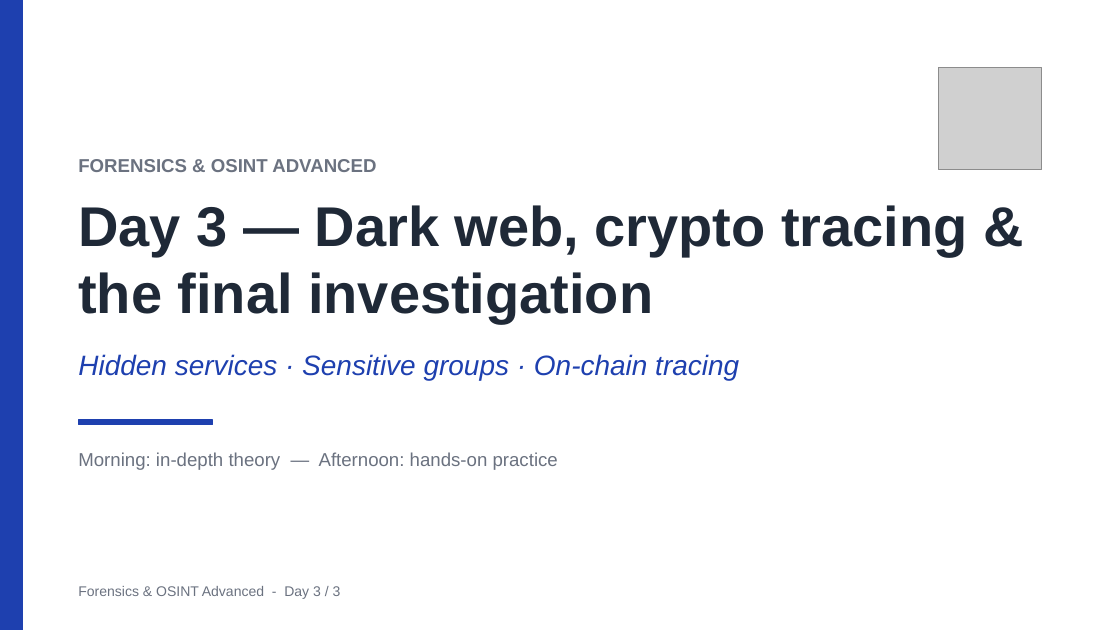
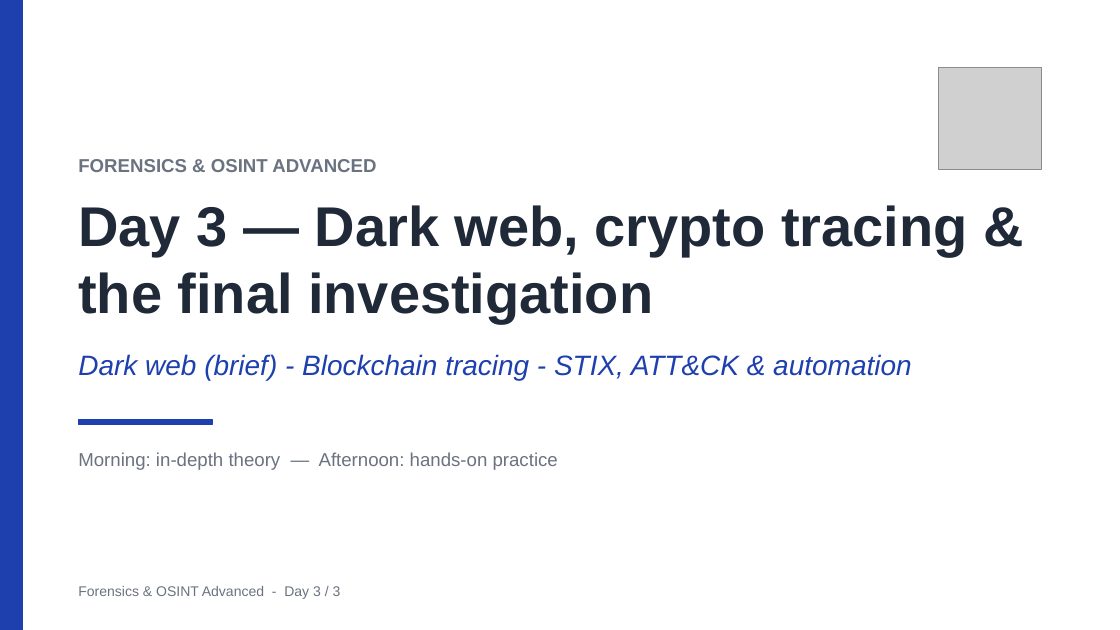
Before and after one commit to clemdepernet/osint-advanced-labs, a slide deck: slide 1 of Day_3/Day_3_Dark_Web_Crypto_And_Capstone.pptx. Drawn at 1120x630 pixels with LibreOffice and Linux fonts; fonts in the diff are those of the drawing; grey boxes stand for pictures. Boxes give left, top, right and bottom in pixels: in the first picture for what was removed or moved away, otherwise in the second. Text is boxed around its words. In the diff, an @@ line names an element or a change of style, - is before the commit and + after.

Commit message:
Day 3 overhaul: STIX Lab (beginner->expert), deck rebuild, Data Breach -> Day 3
- Rebuild the Day 3 deck around blockchain fundamentals, crypto tracing, STIX & MITRE
  ATT&CK (~1/3 of the deck) and agentic automation; dark web reduced to 2 slides.
- Add Day_3/STIX Lab: build/validate a STIX 2.1 bundle, OSINT->STIX, parallel agents,
  team graph dashboard, n8n workflow, and advanced modules (validate, Admiralty<->STIX,
  diff-monitor, ATT&CK enrichment, OpenCTI/TAXII).
- Add Day_3/Corporate Watch Lab (aggregate CI monitor).
- Move Databreach.pdf from Day 2 to Day 3; drop the Data Breach TP from the Day 2 deck.
- Update the student handbook README and .gitignore.

```diff
--- a/Day_3/Day_3_Dark_Web_Crypto_And_Capstone.pptx
+++ b/Day_3/Day_3_Dark_Web_Crypto_And_Capstone.pptx
@@ text at <box>78,354,911,380</box>: text changed @@
-Hidden services · Sensitive groups · On-chain tracing
+Dark web (brief) - Blockchain tracing - STIX, ATT&CK & automation
```
Also in this commit, not shown: 9 other slides changed, 18 slides added, 14 slides removed, 36 other files.
